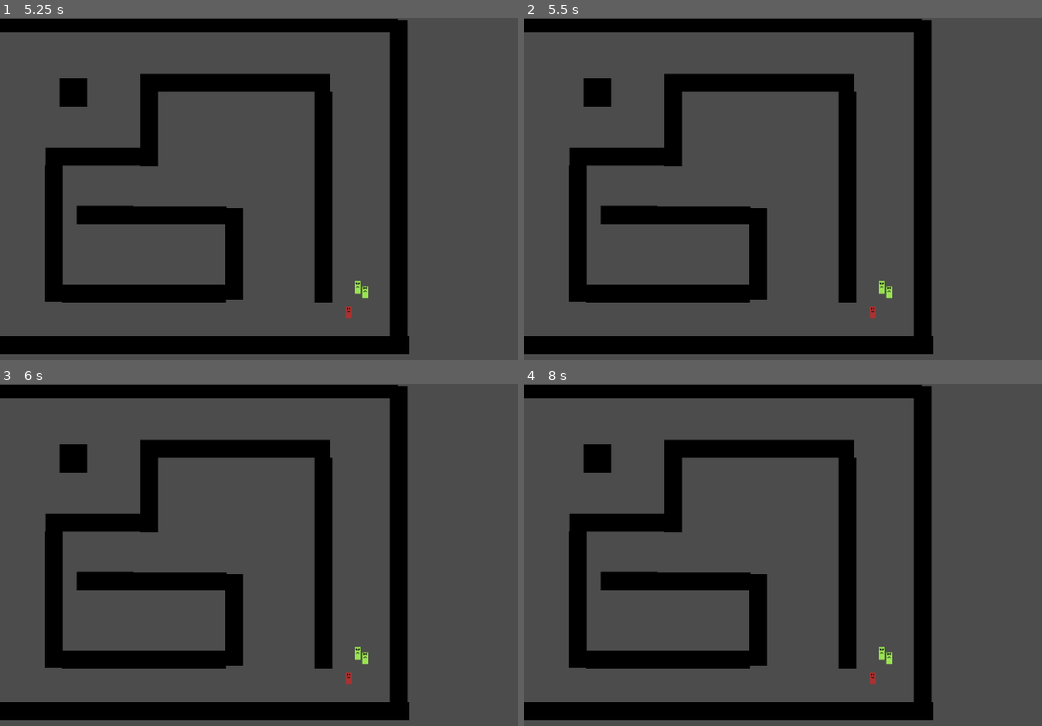
Above: before the commit, frames 1-4 (two rows, left to right).
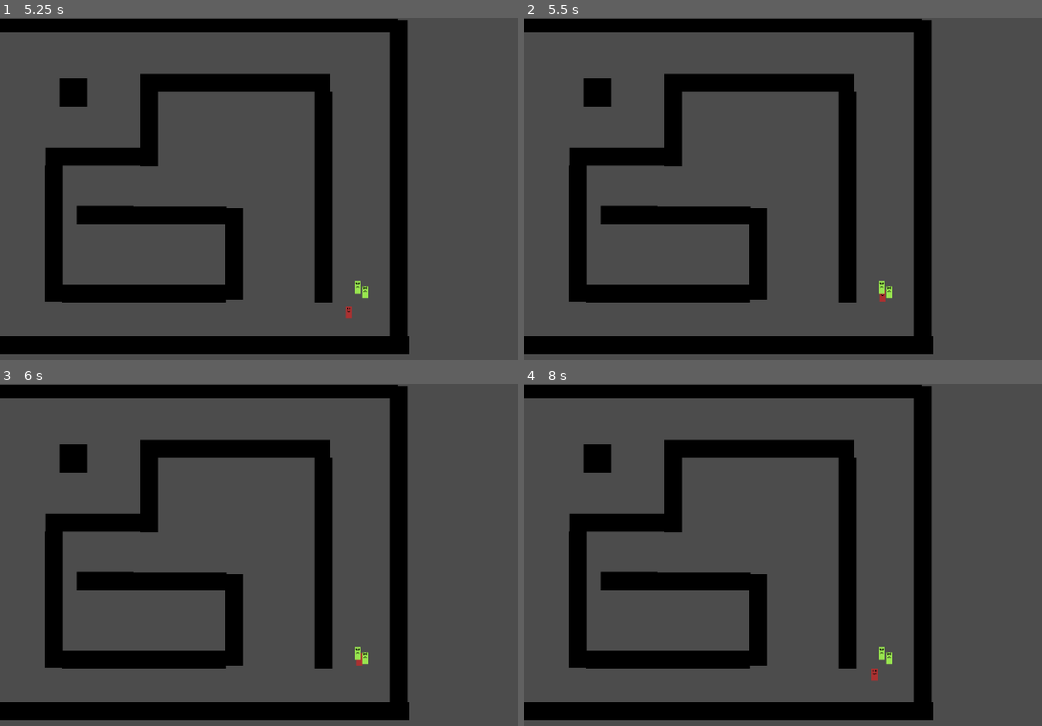
Above: after the commit, the same moments.

Repository: bbenefield89/Godot_cRPG
Game: Godot game, scene res://World.tscn
Two runs of this game, one before a commit and one after it. Both use one fixed random seed, a clock stepped at 60 frames per second and the inputs below.
Inputs (mouse positions are in pixels of both pictures, inside the frame that each line leads up to):
- Up to frame 1 (5.25 s): tap Enter at 0.5, 2, 4.25 s; drag from (450, 308) to (455, 144) at 0.52 s; tap Space at 1.25, 3.5, 5 s; drag from (461, 288) to (341, 332) at 1.27 s; move the mouse to (466, 291) at 2.02 s; hold D (camera_right) 2.03-2.75 s; click (466, 291) at 2.17 s; drag from (341, 332) to (150, 175) at 2.77 s; move the mouse to (outside the picture) at 3.52 s; click (outside the picture) at 3.6 s; drag from (150, 175) to (347, 312) at 4.27 s; move the mouse to (419, 240) at 5.02 s; tap Mouse wheel up (scroll_wheel_up) at 5.1 s; click (419, 240) at 5.17 s
- Up to frame 2 (5.5 s): no input
- Up to frame 3 (6 s): drag from (269, 496) to (357, 657) at 5.77 s
- Up to frame 4 (8 s): move the mouse to (outside the picture) at 6.52 s; hold Shift (shift) 6.53-7.25 s; click (outside the picture) at 6.67 s; drag from (751, 630) to (871, 678) at 7.27 s

Frame 1 is identical in both runs. In frame 2, less than 0.1% of the frame differs, in the area x 66-70%, y 79-88%; in frame 3, less than 0.1%; in frame 4, less than 0.1%.
Error before the commit: Parse Error: The function "_ready" already exists in this class (at line 7). (res://Creatures/Actor/Actor.gd:11)

Commit message:
Fix merging issues

Diff:
--- a/Creatures/Actor/Actor.gd
+++ b/Creatures/Actor/Actor.gd
@@ -6,10 +6,6 @@
 
 func _ready():
 	HitBoxAttackCooldownTimer = $HitBox/AttackCooldownTimer
-
-
-func _ready():
-	HitBox.connect("enemy_entered_hitbox", self, "attack")
 
 
 func _input(event):
--- a/Creatures/Actor/Actor.tscn
+++ b/Creatures/Actor/Actor.tscn
@@ -14,7 +14,6 @@
 extents = Vector2( 4, 8 )
 
 [sub_resource type="CircleShape2D" id=3]
-radius = 27.074
 
 [sub_resource type="CircleShape2D" id=4]
 radius = 4.12311
--- a/Creatures/Creature/Creature.tscn
+++ b/Creatures/Creature/Creature.tscn
@@ -1,6 +1,7 @@
-[gd_scene load_steps=2 format=2]
+[gd_scene load_steps=3 format=2]
 
 [ext_resource path="res://Creatures/Creature/Creature.gd" type="Script" id=1]
+[ext_resource path="res://Creatures/Creature/HitBox.gd" type="Script" id=2]
 
 [node name="Creature" type="KinematicBody2D"]
 script = ExtResource( 1 )
@@ -16,7 +17,7 @@
 position = Vector2( 0, -2 )
 
 [node name="HitBox" type="Area2D" parent="."]
-script = ExtResource( 1 )
+script = ExtResource( 2 )
 
 [node name="HitBoxShape" type="CollisionShape2D" parent="HitBox"]
 
Not shown: 1 places in Creatures/Creature/Creature.tscn that only renumber resources
Not shown: 1 places in Creatures/Npc/Enemies/Enemy.tscn that only renumber resources
